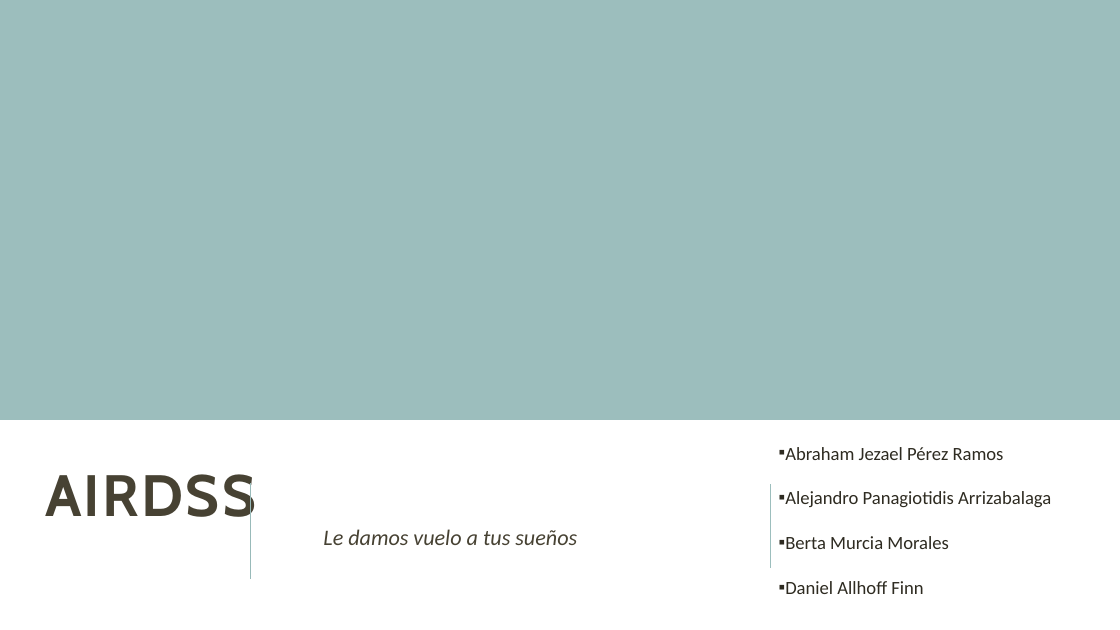
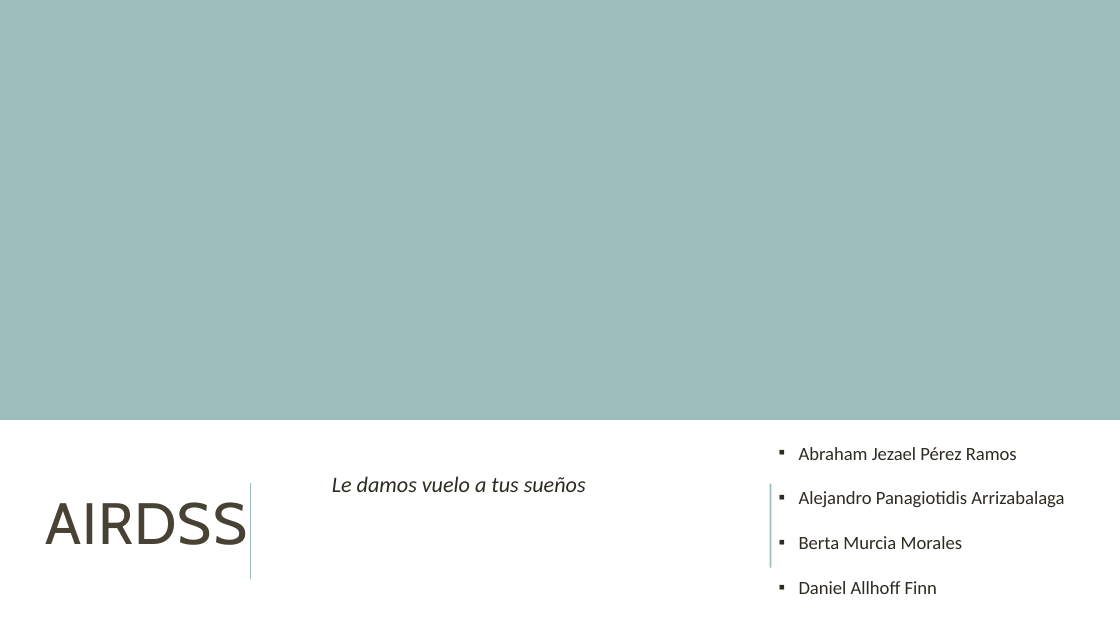
Before and after one commit to danielallhoff/M17-G4-AirDSS, a slide deck: slide 1 of AIRDSS.pptx. Drawn at 1120x630 pixels with LibreOffice and Linux fonts; fonts in the diff are those of the drawing. Boxes give left, top, right and bottom in pixels: in the first picture for what was removed or moved away, otherwise in the second. Text is boxed around its words. In the diff, an @@ line names an element or a change of style, - is before the commit and + after.

```diff
--- a/AIRDSS.pptx
+++ b/AIRDSS.pptx
@@ text "Abraham Jezael Pérez Ramos": place and size @@
-text "Abraham Jezael Pérez Ramos" at (785,447,1051,594)
+text "Abraham Jezael Pérez Ramos" at (799,447,1064,594)
@@ text "Le damos vuelo a tus ..." at (332,476,586,492): text colour #474233 to #2E2B21; bullet none to  ; line spacing 1 to 0.9; more space between paragraphs; vertical alignment middle to top @@
@@ text "AIRDSS" at (45,502,247,545): letter spacing 2 to 1 pt, bold off @@
```
Also in this commit, not shown: 17 other slides changed.
